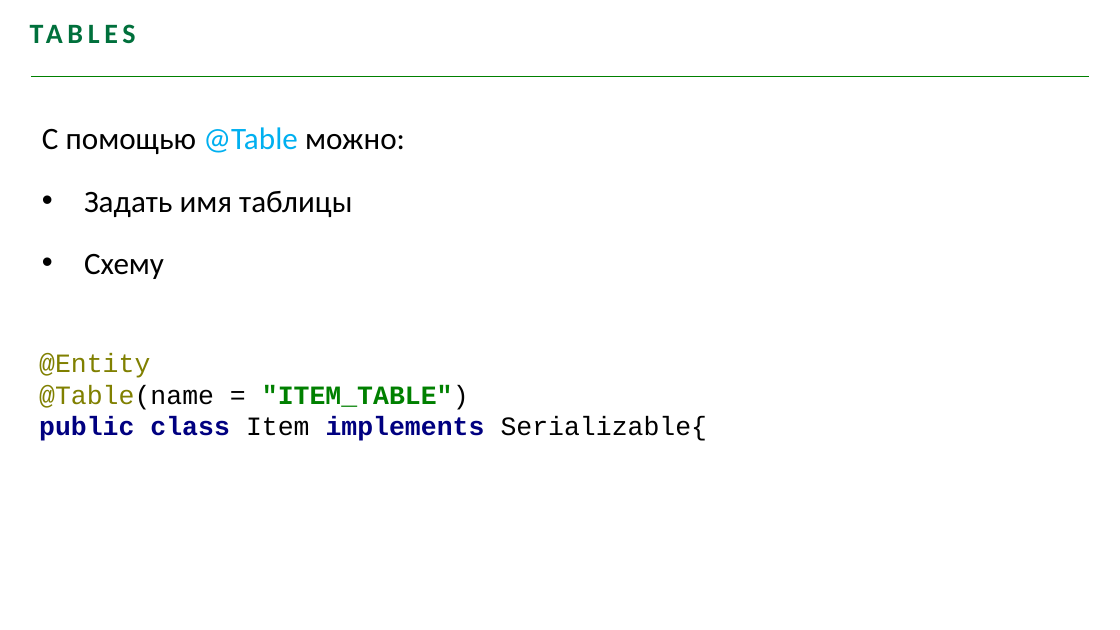
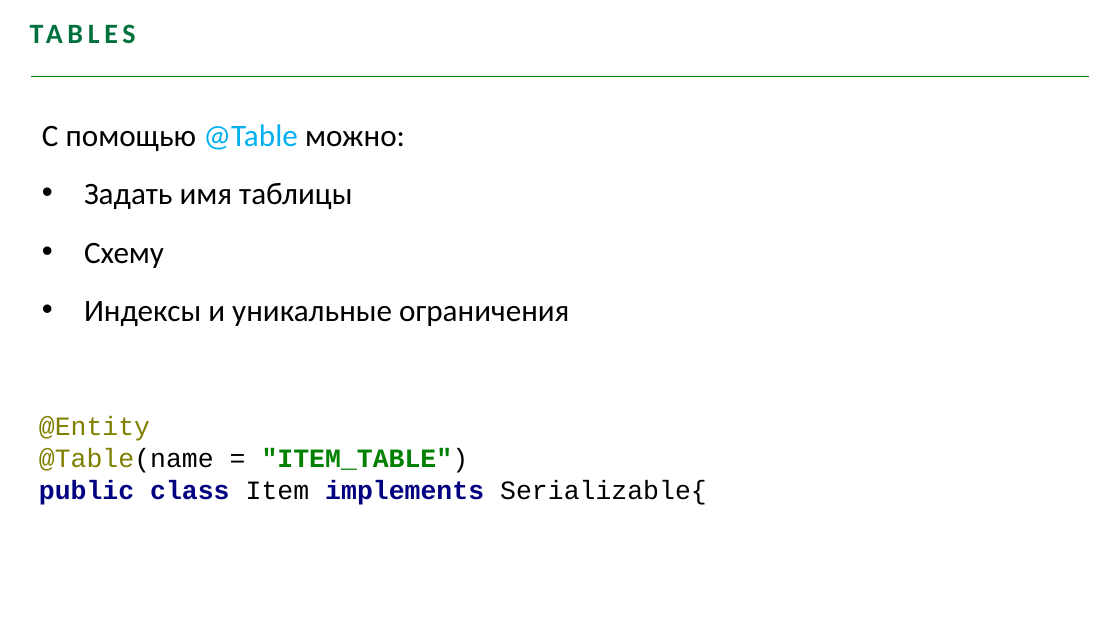
Before and after one commit to youhavebeenforked/JavaSchoolCourse, a slide deck: slide 11 of lessons/18_Hibernate/Hibernate.pptx. Drawn at 1120x630 pixels with LibreOffice and Linux fonts; fonts in the diff are those of the drawing; background and template pictures are left out. Boxes give left, top, right and bottom in pixels: in the first picture for what was removed or moved away, otherwise in the second. Text is boxed around its words. In the diff, an @@ line names an element or a change of style, - is before the commit and + after.

```diff
--- a/lessons/18_Hibernate/Hibernate.pptx
+++ b/lessons/18_Hibernate/Hibernate.pptx
@@ text at <box>42,124,405,268</box>: line spacing 1.5 to 1.4 @@
@@ text at <box>84,301,569,326</box>: paragraph added @@
+• Индексы и уникальные ограничения
@@ text "@Entity @Table(name = "ITEM_TABLE") public ...": place and size @@
-text "@Entity @Table(name = "ITEM_TABLE") public ..." at <box>39,353,708,441</box>
+text "@Entity @Table(name = "ITEM_TABLE") public ..." at <box>39,417,707,505</box>
```
Also in this commit, not shown: 2 other slides changed, 1 other file.
